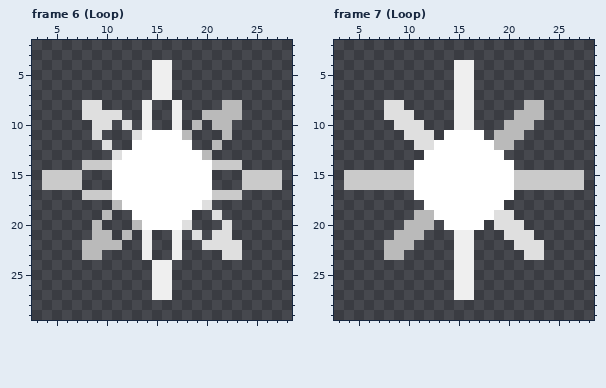
Pixel-art file: Sprites/Map_Parts/MP-12-warp-spot.aseprite. Above, as it was before the edit.
32x32 pixels, 8 frames. Shown: frame 6 (Loop): x 3..28, y 2..29; frame 7 (Loop): x 3..28, y 2..29. The commit also changed other frames, which this record leaves out.
After:
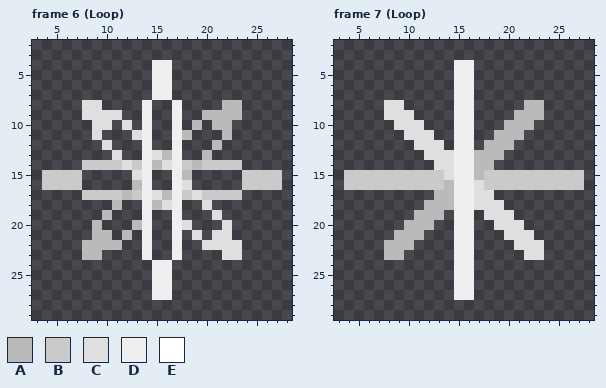
Palette (. is transparent): A #bababa  B #cacaca  C #dfdfdf  D #efefef  E #ffffff
What changed:
layer "Layer 2" now hidden
Frame 6 (Loop):
y 11: x 14..17 EEEE -> D..D
y 12: x 13..18 EEEEEE -> .D..D.
y 13: x 12..19 EEEEEEEE -> ..DCAD..
y 14: x 11..20 EEEEEEEEEE -> BCBDACDBAB
y 15: x 11..20 EEEEEEEEEE -> ..CD..DA..
y 16: x 11..20 EEEEEEEEEE -> ..AD..DC..
y 17: x 11..20 EEEEEEEEEE -> BABDCADBCB
y 18: x 12..19 EEEEEEEE -> ..DACD..
y 19: x 13..18 EEEEEE -> .D..D.
y 20: x 14..17 EEEE -> D..D
Frame 7 (Loop):
y 11: x 14..17 EEEE -> .DD.
y 12: x 13..18 EEEEEE -> C.DD.A
y 13: x 12..19 EEEEEEEE -> CCCDDAAA
y 14: x 11..20 EEEEEEEEEE -> ..CCDDAA..
y 15: x 11..20 EEEEEEEEEE -> BBBCDDABBB
y 16: x 11..20 EEEEEEEEEE -> BBBADDCBBB
y 17: x 11..20 EEEEEEEEEE -> ..AADDCC..
y 18: x 12..19 EEEEEEEE -> AAADDCCC
y 19: x 13..18 EEEEEE -> A.DD.C
y 20: x 14..17 EEEE -> .DD.
Boxes around the changes in both pictures, in picture pixels (x1, y1, x2, y2):
changed: (112, 130, 212, 230)
changed: (414, 130, 514, 230)
